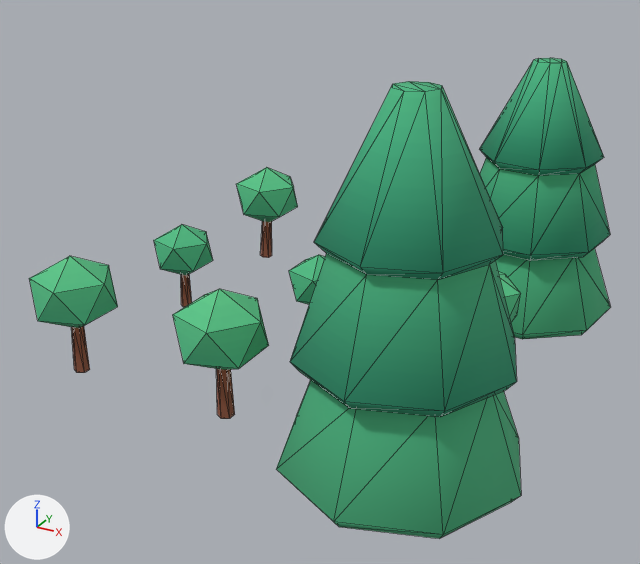
The glTF model public/assets/toycar/set-orchard-block-end-lite.glb: old version first, new version second.
Camera for both pictures: a camera (50 mm lens) standing at (4.97, -8.97, 5.21) and looking at (0.37, -0.61, 1.03). Every picture has the same lights, and +X, +Y and +Z are marked at lower left. The picture after the commit comes second. Mesh edges are drawn as thin lines. Where no turn or scale is listed for an object, it has been applied to the vertices. Vertices at exactly the same position are counted once.

The first picture shows 'drape_orchard'.
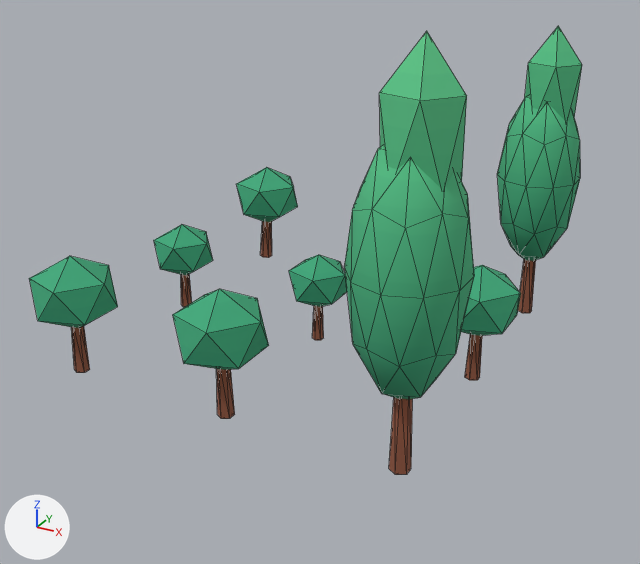
The change, as JSON lines over the scene's bpy script:
```json
{"block": "me_drape_orchard", "where": "# used by ob_drape_orchard; location = (-2.1, 2.1, -0.08)"}
{"op": "remove", "block": "me_drape_orchard", "code": "me_drape_orchard.from_pydata(...)  # 304 vertices, 508 faces; spans x -0.47..5.45, y -5.45..1.08, z 0.0..3.81"}
{"op": "add", "block": "me_drape_orchard", "code": "me_drape_orchard.from_pydata(...)  # 300 vertices, 520 faces; spans x -0.47..4.76, y -4.79..0.53, z 0.0..4.26"}
{"block": "me_drape_orchard", "change": "me_drape_orchard part 1: a new loose piece, an icosphere of 80 faces spanning x 3.7..4.7, y -0.52..0.53, z 0.72..3.13, in mat_colormap (picture img_colormap_png)"}
{"block": "me_drape_orchard", "change": "me_drape_orchard part 2: a new loose piece, an icosphere of 20 faces spanning x 3.91..4.59, y -0.29..0.34, z 2.24..3.81, in mat_colormap (picture img_colormap_png)"}
{"block": "me_drape_orchard", "change": "me_drape_orchard part 3: a new loose piece, a 6-sided cut cone along z (radius 0.11 at the low end, 0.08 at the high end) spanning x 4.1..4.3, y -4.31..-4.09, z 0.0..1.12, in mat_colormap (picture img_colormap_png)"}
{"block": "me_drape_orchard", "change": "me_drape_orchard part 4: a new loose piece, an icosphere of 80 faces spanning x 3.64..4.76, y -4.79..-3.61, z 0.79..3.5, in mat_colormap (picture img_colormap_png)"}
{"block": "me_drape_orchard", "change": "me_drape_orchard part 5: the loose piece of 47 vertices spanning x 3.25..5.15, y -0.95..0.95, z 1.1..3.4 is deleted"}
{"block": "me_drape_orchard", "change": "me_drape_orchard part 6: the loose piece of 24 vertices spanning x 2.95..5.45, y -5.45..-2.95, z 0.07..1.23 is deleted"}
{"block": "me_drape_orchard", "change": "me_drape_orchard part 7"}
{"block": "me_drape_orchard", "change": "23 vertices are removed from x 3.12..5.28, y -1.08..1.08, z 0.07..1.1"}
{"block": "me_drape_orchard", "change": "38 faces are deleted"}
{"block": "me_drape_orchard", "change": "1 vertex moves from x 3.24, y 0.56, z 0.17 to x 4.29, y -0.05, z 0.0"}
{"block": "me_drape_orchard", "change": "11 vertices are added at x 4.11..4.29, y -0.1..0.1, z 0.0..1.0"}
{"block": "me_drape_orchard", "change": "20 new faces join them"}
{"block": "me_drape_orchard", "change": "me_drape_orchard part 8"}
{"block": "me_drape_orchard", "change": "40 vertices are removed from x 3.1..5.3, y -5.3..-3.1, z 1.23..3.81"}
{"block": "me_drape_orchard", "change": "76 faces are deleted"}
{"block": "me_drape_orchard", "change": "1 vertex moves from x 3.98, y -4.18, z 3.81 to x 4.56, y -4.39, z 2.98"}
{"block": "me_drape_orchard", "change": "11 vertices are added at x 3.88..4.63, y -4.53..-3.81, z 2.5..4.26"}
{"block": "me_drape_orchard", "change": "20 new faces join them"}
{"block": "me_drape_orchard", "change": "me_drape_orchard part 9: 252 kept faces spanning x -0.47..4.68, y -4.68..0.48, z 0.0..1.53 get new texture (UV) coordinates"}
```

Boxes (x1, y1, x2, y2) around the edits, measured in the pictures (640 x 564 px):
```json
{"object": "drape_orchard", "change": "reshaped", "before": [29, 58, 610, 539], "after": [29, 26, 582, 475], "on screen": "7% shorter"}
{"part": 1, "of": "me_drape_orchard", "change": "added", "after": [497, 96, 580, 261], "on screen": "green"}
{"part": 2, "of": "me_drape_orchard", "change": "added", "after": [525, 26, 582, 121], "on screen": "green"}
{"part": 3, "of": "me_drape_orchard", "change": "added", "after": [389, 398, 413, 475], "on screen": "brown"}
{"part": 4, "of": "me_drape_orchard", "change": "added", "after": [344, 146, 474, 400], "on screen": "green"}
{"part": 5, "of": "me_drape_orchard", "change": "deleted", "before": [480, 58, 610, 261], "on screen": "green"}
{"part": 6, "of": "me_drape_orchard", "change": "deleted", "before": [276, 380, 521, 539], "on screen": "green"}
{"part": 7, "of": "me_drape_orchard", "change": "cut back", "before": [495, 248, 610, 339], "after": [518, 259, 536, 313]}
{"part": 8, "of": "me_drape_orchard", "change": "cut back", "before": [290, 81, 517, 417], "after": [379, 31, 467, 189]}
{"part": 9, "of": "me_drape_orchard", "change": "surface changed", "before": [29, 167, 521, 369], "after": [29, 167, 521, 380]}
```
